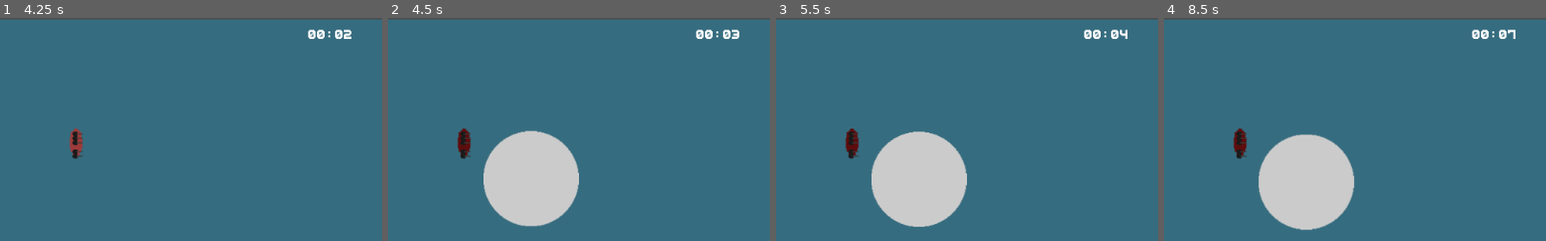
Above: before the commit, frames 1-4 (left to right).
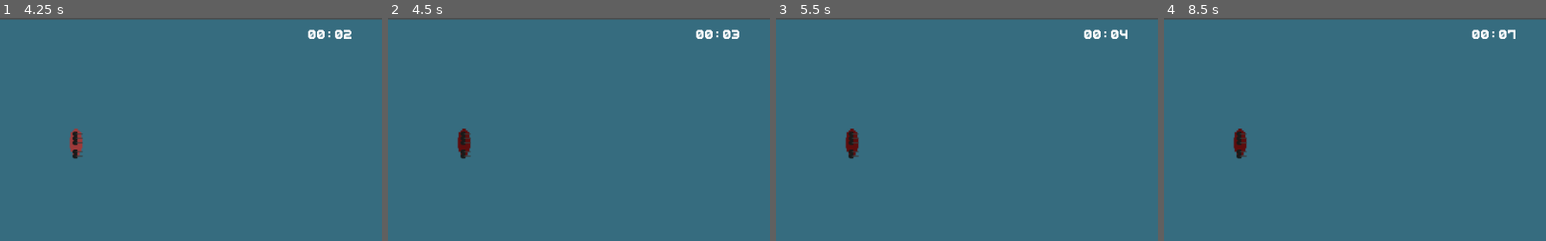
Above: after the commit, the same moments.

Repository: peter-shaw-benson/naval-game
Game: Godot game, scene res://gui/MainMenu.tscn
The game is run twice, just before and just after one commit, with the same random seed, the same clock (stepped at 60 frames per second) and the same inputs.
Inputs (mouse positions are % of the whole screen's width and height, from its top left):
- Up to frame 1 (4.25 s): click "Start Game (New Version)" at 0.5 s; click "Start Game" at 1.25 s; move the mouse to (10, 29) at 2.02 s; hold Z (strike) 2.03-2.78 s; click (10, 29) at 2.17 s; move the mouse to (10, 29) at 2.77 s; tap X (bomb) at 2.85 s; click (10, 29) at 2.92 s; tap Z (strike) at 3.05, 3.8 s; tap Enter at 3.5 s; move the mouse to (60, 28) at 3.52 s; hold F (fighter) from 3.53 s (still down); click (60, 28) at 3.67 s
- Up to frame 2 (4.5 s): tap Space (pause_game) at 4.25 s; move the mouse to (45, 70) at 4.27 s; release F (fighter) at 4.28 s; tap S (full ahead) at 4.35 s; click (45, 70) at 4.42 s
- Up to frame 3 (5.5 s): tap Z (strike) at 4.55, 5.3 s; tap Enter at 5 s; move the mouse to (80, 65) at 5.02 s; hold H (half speed) from 5.03 s (still down); click (80, 65) at 5.17 s
- Up to frame 4 (8.5 s): move the mouse to (20, 35) at 5.77 s; release H (half speed) at 5.78 s; tap Q (patrol) at 5.85 s; click (20, 35) at 5.92 s; tap Z (strike) at 6.05, 6.8, 7.55 s; move the mouse to (55, 50) at 6.52 s; hold Shift (queue) 6.53-7.28 s; click (55, 50) at 6.67 s; tap Space (pause_game) at 7.25 s; move the mouse to (35, 25) at 7.27 s; tap R (repair) at 7.35 s; click (35, 25) at 7.42 s; tap Enter at 8 s; move the mouse to (72, 45) at 8.02 s; hold Z (strike) from 8.03 s (still down); tap A (shoot) at 8.1 s; click (72, 45) at 8.17 s
The pictures show only the part of the screen within x 50-100%, y 0-50%; the shares and areas given below are measured in that part.

Frame 1 is identical in both runs. In frame 2, 8.5% of the frame differs, in the area x 25-50%, y 50-94%; in frame 3, 8.5%; in frame 4, 8.6%, in the area x 24-50%, y 52-96%.

Commit message:
trying to lerp the turret angle

Diff:
--- a/Entities/Ships/FletcherClassDestroyer.gd
+++ b/Entities/Ships/FletcherClassDestroyer.gd
@@ -23,11 +23,16 @@
 # this will become much more complex (with multiple sprite paths, multiple offsets, etc).
 
 var turret_list = [
-	{"weapon": LightGun.new(), "offset": [0,30], "barrels": 1, "sprite_path": fletcher_turret_path},
-	{"weapon": LightGun.new(), "offset": [0,20], "barrels": 1, "sprite_path": fletcher_turret_path},
-	{"weapon": LightGun.new(), "offset": [0,0], "barrels": 1, "sprite_path": fletcher_turret_path},
-	{"weapon": LightGun.new(), "offset": [0,-10], "barrels": 1, "sprite_path": fletcher_turret_path},
-	{"weapon": LightGun.new(), "offset": [0,-20], "barrels": 1, "sprite_path": fletcher_turret_path},
+	{"weapon": LightGun.new(), "offset": [0,30], "barrels": 1,
+	"sprite_path": fletcher_turret_path, "turn_weight":0.2},
+	{"weapon": LightGun.new(), "offset": [0,20], "barrels": 1,
+	"sprite_path": fletcher_turret_path, "turn_weight":0.2},
+	{"weapon": LightGun.new(), "offset": [0,0], "barrels": 1,
+	"sprite_path": fletcher_turret_path, "turn_weight":0.2},
+	{"weapon": LightGun.new(), "offset": [0,-10], "barrels": 1,
+	"sprite_path": fletcher_turret_path, "turn_weight":0.2},
+	{"weapon": LightGun.new(), "offset": [0,-20], "barrels": 1,
+	"sprite_path": fletcher_turret_path, "turn_weight":0.2}
 ]
 
 var ship_stats = {
--- a/Game Map/Weather/Fog.tscn
+++ b/Game Map/Weather/Fog.tscn
@@ -12,6 +12,7 @@
 script = ExtResource( 1 )
 
 [node name="Sprite" type="Sprite" parent="."]
+visible = false
 texture = ExtResource( 2 )
 
 [node name="FogCollision" type="CollisionShape2D" parent="."]
--- a/Ships2/Bullets/Bullet.gd
+++ b/Ships2/Bullets/Bullet.gd
@@ -41,7 +41,7 @@
 
 		self.speed = 0
 
-		if area.get_class() == "ShipScene":
+		if area.is_in_group("ship"):
 			var ship: ShipScene = area
 
 			ship.take_damage(self.weaponData)
--- a/Ships2/ShipScene.gd
+++ b/Ships2/ShipScene.gd
@@ -36,6 +36,8 @@
 
 func _ready():
 
+	add_to_group("ship")
+
 	# add self to proper group (faction)
 	if self.faction == 0:
 		add_to_group("faction_0")
@@ -77,7 +79,7 @@
 
 
 func handle_right_click(placement):
-	print("handling right click")
+	#print("handling right click")
 
 	if selected and GameState.get_playerFaction() == get_faction():
 		# this works properly for patrols:
--- a/Ships2/Turrets/Turret.gd
+++ b/Ships2/Turrets/Turret.gd
@@ -8,6 +8,7 @@
 var y_offset = 0
 var x_offset = 0
 var num_barrels = 1
+var turn_weight = 0
 
 var locked = true
 
@@ -21,6 +22,7 @@
 	self.y_offset = weapon["offset"][1]
 	self.x_offset = weapon["offset"][0]
 	self.num_barrels = weapon["barrels"]
+	self.turn_weight = weapon["turn_weight"]
 
 	# set sprite from the sprite path given in the weapon dict
 	var frames = load(weapon["sprite_path"])
@@ -49,7 +51,13 @@
 
 				close_enemy = enemy  ## --->## after get the current close_enemy
 
-				look_at(close_enemy.global_position) ## ---> look at the close_enemy
+				target = close_enemy.global_position
+
+				print(target - self.global_position)
+				print((target - self.global_position).normalized().angle())
+
+				self.rotation = lerp_angle(self.rotation, (target - self.global_position).normalized().angle(), self.turn_weight)
+				# lerped (slowed down rotation)
 
 func shoot():
 
--- a/Ships2/Turrets/Turret.tscn
+++ b/Ships2/Turrets/Turret.tscn
@@ -29,3 +29,8 @@
 
 [node name="Barrel" type="Position2D" parent="."]
 position = Vector2( 21.8774, -0.0916195 )
+
+[node name="Line2D" type="Line2D" parent="."]
+points = PoolVector2Array( 0, 0, 0, 0, 83.2733, -0.0850296 )
+width = 1.0
+default_color = Color( 1, 0.4, 0.4, 1 )
